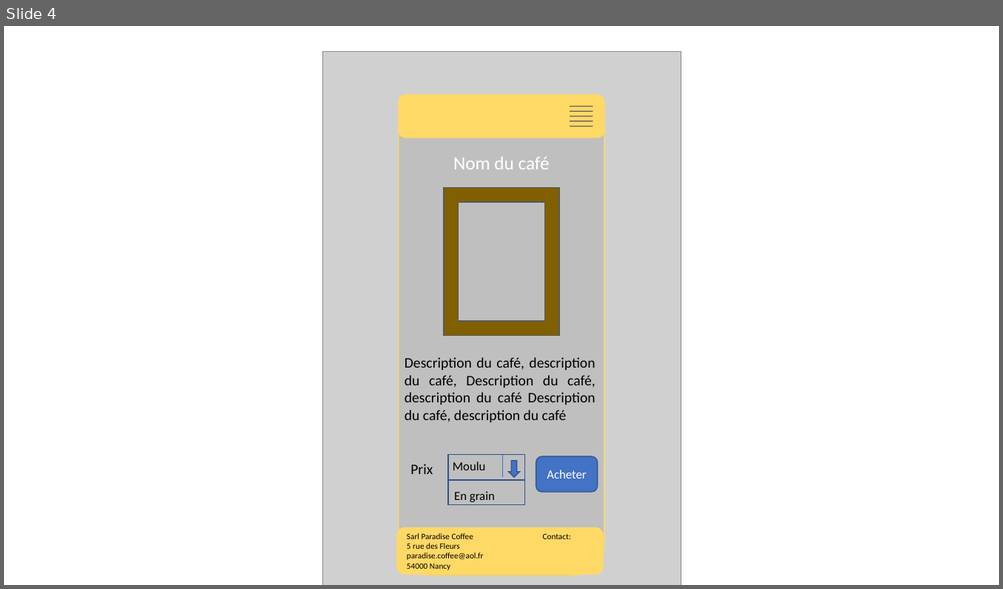
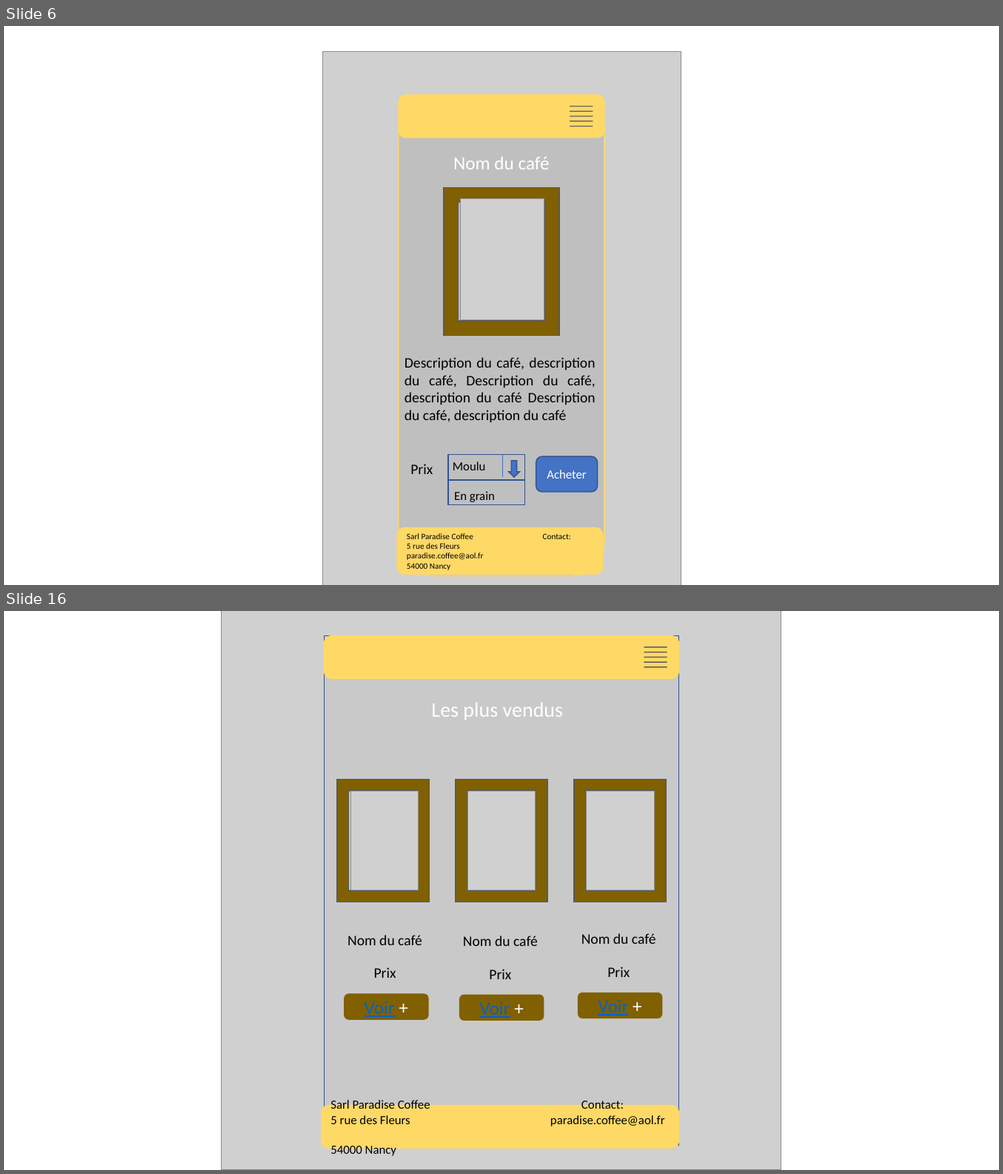
Before and after one commit to AudreyBclz/Groupe6, a slide deck: ProjetStage/maquette/maquetteStage.pptx. Shown one above the other, each under a label of ours: slide 4 before the commit, slides 6 and 16 after it; the slides between them are not shown. The pictures are 1003x589 and 1003x1174 pixels, drawn with LibreOffice and Linux fonts; fonts in the diff are those of the drawing; grey boxes stand for pictures. Boxes give left, top, right and bottom in pixels: in the first picture for what was removed or moved away, otherwise in the second. Text is boxed around its words. In the diff, an @@ line names an element or a change of style, - is before the commit and + after.

```diff
--- a/ProjetStage/maquette/maquetteStage.pptx
+++ b/ProjetStage/maquette/maquetteStage.pptx
@@ slide 16 added at <box>4,611,999,1170</box>, background #FFFFFF @@
@@ picture added at <box>222,611,782,1170</box> @@
@@ rectangle added at <box>324,635,678,1145</box>, fill #C9C9C9, outline #325491 1 pt @@
@@ rounded rectangle added at <box>324,635,678,678</box>, fill #FFD966, outline #FFD966 1 pt @@
@@ freeform shape added at <box>643,647,666,668</box>, fill #5F5F5F @@
@@ text added at <box>431,703,563,720</box>, 20 pt, text #FFFFFF @@
+Les plus vendus
@@ frame added at <box>338,780,430,903</box>, fill #806000, outline #595959 1 pt @@
@@ frame added at <box>455,780,547,903</box>, fill #806000, outline #595959 1 pt @@
@@ frame added at <box>574,780,666,903</box>, fill #806000, outline #595959 1 pt @@
@@ picture added at <box>350,792,418,891</box> @@
@@ picture added at <box>467,792,535,891</box> @@
@@ picture added at <box>586,792,654,891</box> @@
@@ text added at <box>347,935,422,945</box>, 14 pt, text #000000 @@
+Nom du café
@@ text added at <box>463,936,538,946</box>, 14 pt, text #000000 @@
+Nom du café
@@ text added at <box>581,934,656,944</box>, 14 pt, text #000000 @@
+Nom du café
@@ text added at <box>374,968,396,978</box>, 14 pt, text #000000 @@
+Prix
@@ text added at <box>489,969,511,980</box>, 14 pt, text #000000 @@
+Prix
@@ text added at <box>607,967,629,977</box>, 14 pt, text #000000 @@
+Prix
@@ rounded rectangle added at <box>344,994,428,1020</box>, fill #806000, outline #806000 1 pt, 18 pt, text #0563C1, underline @@
+Voir +
@@ rounded rectangle added at <box>460,995,543,1021</box>, fill #806000, outline #806000 1 pt, 18 pt, text #0563C1, underline @@
+Voir +
@@ rounded rectangle added at <box>578,993,661,1019</box>, fill #806000, outline #806000 1 pt, 18 pt, text #0563C1, underline @@
+Voir +
@@ rounded rectangle added at <box>321,1105,678,1148</box>, fill #FFD966, outline #FFD966 1 pt, 12 pt, text #000000 @@
+Sarl Paradise Coffee Contact:
+5 rue des Fleurs paradise.coffee@aol.fr
+54000 Nancy
@@ what was slide 4 is now slide 6 @@
@@ slide 6 changed as well @@
@@ picture added at <box>460,198,543,320</box> @@
```
Also in this commit, not shown: 3 other slides changed, 12 other slides added.
